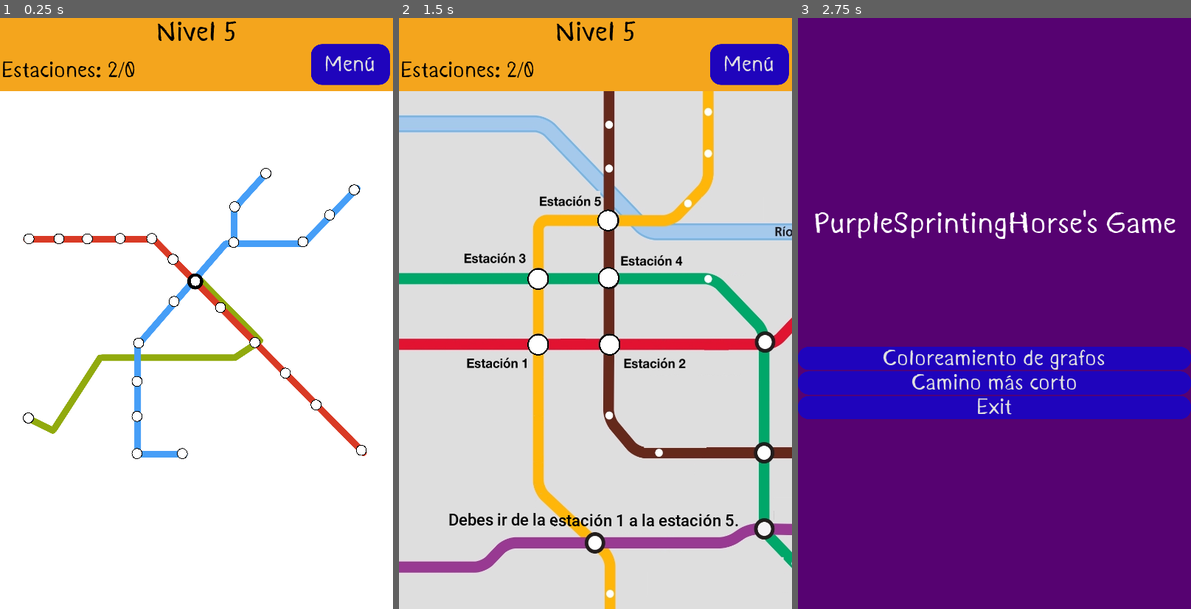
Above: before the commit, frames 1-3 (left to right).
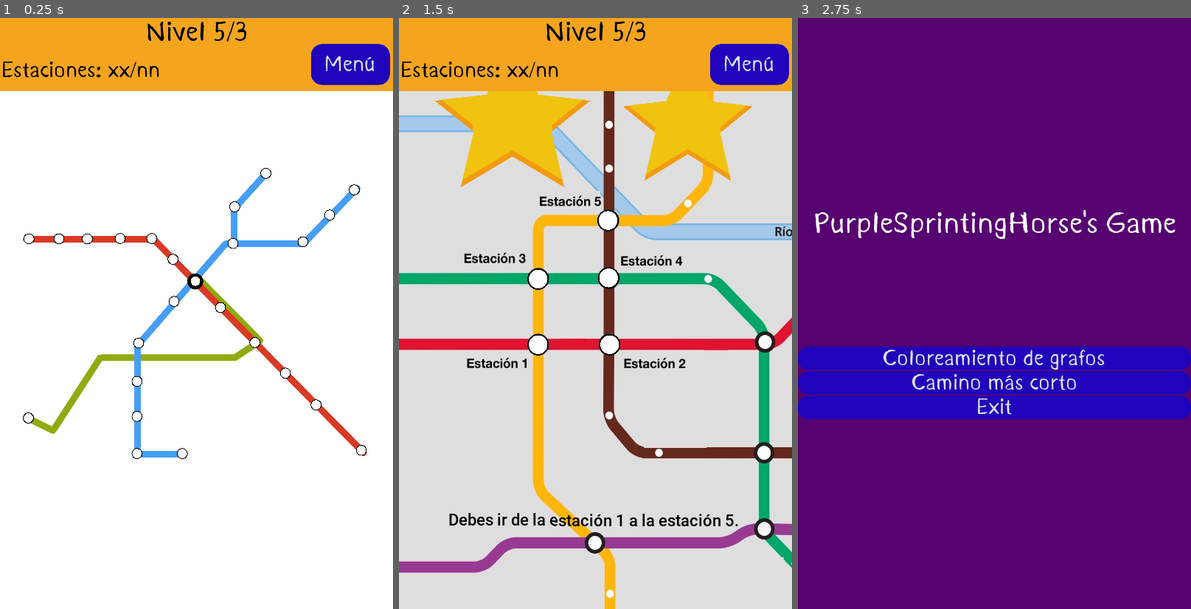
Above: after the commit, the same moments.

Repository: johnny-godoy/PurpleSprintingHorse
Game: Godot game, scene res://scenes/shortest_path/testeo_lvl/test_level.tscn
Two runs of this game, one before a commit and one after it. Both use one fixed random seed, a clock stepped at 60 frames per second and the inputs below. This scene is started directly instead of the project's main scene. The engine's default icon, where the game draws it, is replaced by a stand-in: a white triangle on a blue panel in a dark square.
Inputs:
- Up to frame 1 (0.25 s): no input
- Up to frame 2 (1.5 s): click "Menú" at 0.5 s; click "Camino más corto" at 1.25 s
- Up to frame 3 (2.75 s): click "Menú" at 2 s

The runs differ from the first frame. In frame 1, 0.6% of the frame differs, in the area x 27-63%, y 0-40%; in frame 2, 6.3%, in the area x 9-90%, y 0-29%; in frame 3, nothing differs.
Error after the commit: Invalid set index 'star' (on base: 'Node (shortest_path_manager.gd)') with value of type 'Sprite'. (res://scenes/shortest_path/hito_1/nivel_ejemplo_1.gd:15)

Commit message:
Se inició nivel 1
Aún falta agregar _features_ a las estaciones y al mapa, como es identificar que estación es la primera y conectar las estaciones de manera bonita.

Diff:
--- a/scenes/shortest_path/HUD_OVERLAY.gd
+++ b/scenes/shortest_path/Bases/HUD_OVERLAY.gd
@@ -4,9 +4,9 @@
 # Declare member variables here. Examples:
 # var a = 2
 # var b = "text"
-onready var menu_button:Button = $HUD/MenuButton
-onready var level_number_label:Label = $HUD/LevelNumber
-onready var stations_label:Label = $HUD/StationNumber
+onready var _menu_button:Button = $HUD/MenuButton
+onready var _level_number_label:Label = $HUD/LevelNumber
+onready var _stations_label:Label = $HUD/StationNumber
 
 var level_number = 0 setget _set_lvl_num
 var num_connections = 0 setget _number_of_connections
@@ -14,11 +14,9 @@
 
 # Called when the node enters the scene tree for the first time.
 func _ready():
-	menu_button.connect("button_down", self, '_menu_button_pressed')
-	self.num_connections = 2
-	self.level_number = 5
-	menu_button.mouse_filter = Control.MOUSE_FILTER_STOP
-	menu_button.add_stylebox_override("hover", menu_button.get_stylebox('normal'))
+	_menu_button.connect("button_down", self, '_menu_button_pressed')
+	_menu_button.mouse_filter = Control.MOUSE_FILTER_STOP
+	_menu_button.add_stylebox_override("hover", _menu_button.get_stylebox('normal'))
 
 # Despliega el menú
 func _menu_button_pressed():
@@ -26,12 +24,12 @@
 
 func _set_lvl_num(new_number):
 	level_number = new_number
-	level_number_label.text = "Nivel %d"	 % new_number
+	_level_number_label.text = "Nivel %d"	 % new_number
 
 func _number_of_connections(number_of_stations):
 	num_connections = number_of_stations
-	stations_label.text = 'Estaciones: %d/%d' % [num_connections, min_num_conns]
+	_stations_label.text = 'Estaciones: %d/%d' % [num_connections, min_num_conns]
 
 func _set_min_conns(min_number):
 	min_num_conns = min_number
-	stations_label.text = 'Estaciones: %d/%d' % [num_connections, min_num_conns]
+	_stations_label.text = 'Estaciones: %d/%d' % [num_connections, min_num_conns]
--- a/scenes/shortest_path/HUD_OVERLAY.tscn
+++ b/scenes/shortest_path/Bases/HUD_OVERLAY.tscn
@@ -2,7 +2,7 @@
 
 [ext_resource path="res://resources/temita.tres" type="Theme" id=1]
 [ext_resource path="res://assets/font/Kurland_Font_0_22/Kurland.ttf" type="DynamicFontData" id=2]
-[ext_resource path="res://scenes/shortest_path/HUD_OVERLAY.gd" type="Script" id=3]
+[ext_resource path="res://scenes/shortest_path/Bases/HUD_OVERLAY.gd" type="Script" id=3]
 
 [sub_resource type="DynamicFont" id=1]
 size = 50
--- a/scenes/shortest_path/SP_Camera.tscn
+++ b/scenes/shortest_path/Bases/SP_Camera.tscn
@@ -1,6 +1,6 @@
 [gd_scene load_steps=2 format=2]
 
-[ext_resource path="res://scenes/shortest_path/SP_Camera.gd" type="Script" id=1]
+[ext_resource path="res://scenes/shortest_path/Bases/SP_Camera.gd" type="Script" id=1]
 
 [node name="SP_Camera" type="Camera2D"]
 position = Vector2( 361, 538 )
--- a/scenes/shortest_path/estacionGenerica.gd
+++ b/scenes/shortest_path/Bases/estacionGenerica.gd
@@ -4,9 +4,9 @@
 onready var manager = ShortestPathManager
 onready var arm = $connecter
 
-onready var estaciones_adyacentes = [null]  # Agregar instancias de estaciones adyacentes aquí
-onready var connected_to : Node2D = null
-onready var connected_from : Node2D = null
+onready var estaciones_adyacentes = []  # Agregar instancias de estaciones adyacentes aquí
+onready var connected_to : Node2D
+onready var connected_from : Node2D
 
 var mouse_button_pressed = false
 var is_starting_station = false
@@ -15,7 +15,6 @@
 func _ready():
 	deteccion.input_pickable = true
 	deteccion.connect("input_event", self, "_clicked")
-	deteccion.connect("area_entered", self, "_aaa")
 
 	add_to_group("station")
 
--- a/scenes/shortest_path/estacionGenerica.tscn
+++ b/scenes/shortest_path/Bases/estacionGenerica.tscn
@@ -1,7 +1,7 @@
 [gd_scene load_steps=5 format=2]
 
-[ext_resource path="res://assets/shortest_path/Untitled.001.png" type="Texture" id=1]
-[ext_resource path="res://scenes/shortest_path/estacionGenerica.gd" type="Script" id=2]
+[ext_resource path="res://scenes/shortest_path/Bases/estacionGenerica.gd" type="Script" id=1]
+[ext_resource path="res://assets/shortest_path/Untitled.001.png" type="Texture" id=2]
 [ext_resource path="res://icon.png" type="Texture" id=3]
 
 [sub_resource type="CircleShape2D" id=1]
@@ -9,7 +9,7 @@
 
 [node name="estacion" type="Node2D" groups=["station"]]
 position = Vector2( 165, 97 )
-script = ExtResource( 2 )
+script = ExtResource( 1 )
 __meta__ = {
 "_edit_group_": true
 }
--- /dev/null
+++ b/scenes/shortest_path/Mapas/rome_subway.gd
@@ -0,0 +1,44 @@
+extends Node2D
+
+# draw_polyline ($ Path2D.curve.get_baked_points (), Color.aquamarine, 5, true)
+var next_to = []
+onready var places = get_tree().get_nodes_in_group('stations')
+# Called when the node enters the scene tree for the first time.
+func _ready():
+	_add_conn('sp_red_1', ['sp_red_2'])
+	_add_conn('sp_red_2', ['sp_red_1', 'sp_red_3'])
+	_add_conn('sp_red_3', ['sp_red_2', 'sp_red_4'])
+	_add_conn('sp_red_4', ['sp_red_3', 'sp_red_5'])
+	_add_conn('sp_red_5', ['sp_red_4', 'sp_red_6'])
+	_add_conn('sp_red_6', ['sp_black_1', 'sp_red_5'])
+	_add_conn('sp_black_1', ['sp_blue_1', 'sp_blue_7', 'sp_red_6', 'sp_red_7', 'sp_green_1'])
+	_add_conn('sp_red_7', ['sp_black_1', 'sp_red_8'])
+	_add_conn('sp_green_1', ['sp_black_1'])
+	_add_conn('sp_blue_1', ['sp_black_1', 'sp_blue_3', 'sp_blue_2'])
+	_add_conn('sp_blue_2', ['sp_blue_1', 'sp_blue_5'])
+	_add_conn('sp_blue_3', ['sp_blue_1', 'sp_blue_4'])
+	_add_conn('sp_blue_4', ['sp_blue_3'])
+	_add_conn('sp_blue_5', ['sp_blue_2', 'sp_blue_6'])
+	_add_conn('sp_blue_6', ['sp_blue_5'])
+	_add_conn('sp_blue_7', ['sp_blue_8', 'sp_black_1'])
+	_add_conn('sp_blue_8', ['sp_blue_9', 'sp_blue_7'])
+	_add_conn('sp_blue_9', ['sp_blue_10', 'sp_blue_8'])
+	_add_conn('sp_blue_10', ['sp_blue_11', 'sp_blue_9'])
+	_add_conn('sp_blue_11', ['sp_blue_12', 'sp_blue_10'])
+	_add_conn('sp_blue_12', ['sp_blue_11'])
+	_add_conn('sp_red_8', ['sp_red_7', 'sp_red_9'])
+	_add_conn('sp_red_9', ['sp_red_8', 'sp_red_10'])
+	_add_conn('sp_red_10', ['sp_red_9', 'sp_red_11'])
+	_add_conn('sp_red_11', ['sp_red_10'])
+
+func _add_conn(_og, connections):
+
+	var temp = []
+
+	for node in connections:
+		temp.append(_name_to_num(node))
+
+	next_to.append(temp)
+
+func _name_to_num(the_node):
+	return places.find(get_node('map/' + the_node))
--- /dev/null
+++ b/scenes/shortest_path/Mapas/rome_subway.tscn
@@ -0,0 +1,119 @@
+[gd_scene load_steps=4 format=2]
+
+[ext_resource path="res://assets/shortest_path/rome_subway.jpeg" type="Texture" id=1]
+[ext_resource path="res://scenes/shortest_path/Mapas/rome_subway.gd" type="Script" id=2]
+
+[sub_resource type="Curve2D" id=1]
+bake_interval = 13.72
+_data = {
+"points": PoolVector2Array( 0, 0, 0, 0, 52.8, 733, -7.64455, -1.63238, 7.64455, 1.63238, 94.4308, 753, 0, 0, 0, 0, 122.046, 715, 0, 0, 0, 0, 153.323, 668, -9.92081, 2.55536, 9.92081, -2.55536, 187.846, 622, 0, 0, 0, 0, 232.523, 621, 0, 0, 0, 0, 272.123, 621, 0, 0, 0, 0, 370.615, 621, -14.262, 5.95164, 14.262, -5.95164, 437.631, 619, -6.70034, 4.6087, 6.70034, -4.6087, 457.938, 608, 0, 0, 0, 0, 471.139, 600, -9.69513, 11.9935, 9.69513, -11.9935, 476.215, 595, 0, 0, 0, 0, 421.385, 529, 5.06484, 7.94107, -5.06484, -7.94107, 378.738, 486, 0, 0, 0, 0, 361.477, 482 )
+}
+
+[node name="rome_subway" type="Node2D"]
+script = ExtResource( 2 )
+
+[node name="background" type="ColorRect" parent="."]
+margin_left = -274.0
+margin_top = -123.0
+margin_right = 1018.0
+margin_bottom = 1248.0
+mouse_filter = 2
+
+[node name="map" type="TextureRect" parent="."]
+anchor_left = 0.5
+anchor_top = 0.5
+anchor_right = 0.5
+anchor_bottom = 0.5
+margin_left = 2.0
+margin_top = 1.0
+margin_right = 716.0
+margin_bottom = 1077.0
+rect_min_size = Vector2( 360, 360 )
+rect_pivot_offset = Vector2( 456, 392 )
+mouse_filter = 2
+texture = ExtResource( 1 )
+expand = true
+stretch_mode = 6
+
+[node name="sp_red_1" type="Node2D" parent="map" groups=["stations"]]
+position = Vector2( 54, 403.5 )
+
+[node name="sp_red_2" type="Node2D" parent="map" groups=["stations"]]
+position = Vector2( 109, 403.5 )
+
+[node name="sp_red_3" type="Node2D" parent="map" groups=["stations"]]
+position = Vector2( 161, 403.5 )
+
+[node name="sp_red_4" type="Node2D" parent="map" groups=["stations"]]
+position = Vector2( 221, 403 )
+
+[node name="sp_red_5" type="Node2D" parent="map" groups=["stations"]]
+position = Vector2( 279, 403 )
+
+[node name="sp_red_6" type="Node2D" parent="map" groups=["stations"]]
+position = Vector2( 318, 441 )
+
+[node name="sp_black_1" type="Node2D" parent="map" groups=["stations"]]
+position = Vector2( 359, 481 )
+
+[node name="sp_red_7" type="Node2D" parent="map" groups=["stations"]]
+position = Vector2( 405, 529 )
+
+[node name="sp_green_1" type="Node2D" parent="map" groups=["stations"]]
+position = Vector2( 53, 731 )
+
+[node name="sp_blue_1" type="Node2D" parent="map" groups=["stations"]]
+position = Vector2( 428, 412 )
+
+[node name="sp_blue_2" type="Node2D" parent="map" groups=["stations"]]
+position = Vector2( 556, 409 )
+
+[node name="sp_blue_3" type="Node2D" parent="map" groups=["stations"]]
+position = Vector2( 431, 345 )
+
+[node name="sp_blue_4" type="Node2D" parent="map" groups=["stations"]]
+position = Vector2( 488, 284 )
+
+[node name="sp_blue_5" type="Node2D" parent="map" groups=["stations"]]
+position = Vector2( 605, 360 )
+
+[node name="sp_blue_6" type="Node2D" parent="map" groups=["stations"]]
+position = Vector2( 650, 314 )
+
+[node name="sp_blue_7" type="Node2D" parent="map" groups=["stations"]]
+position = Vector2( 320, 518 )
+
+[node name="sp_blue_8" type="Node2D" parent="map" groups=["stations"]]
+position = Vector2( 255, 594 )
+
+[node name="sp_blue_9" type="Node2D" parent="map" groups=["stations"]]
+position = Vector2( 252, 664 )
+
+[node name="sp_blue_10" type="Node2D" parent="map" groups=["stations"]]
+position = Vector2( 252, 728 )
+
+[node name="sp_blue_11" type="Node2D" parent="map" groups=["stations"]]
+position = Vector2( 252, 796 )
+
+[node name="sp_blue_12" type="Node2D" parent="map" groups=["stations"]]
+position = Vector2( 335, 796 )
+
+[node name="sp_red_8" type="Node2D" parent="map" groups=["stations"]]
+position = Vector2( 468, 593 )
+
+[node name="sp_red_9" type="Node2D" parent="map" groups=["stations"]]
+position = Vector2( 524, 649 )
+
+[node name="sp_red_10" type="Node2D" parent="map" groups=["stations"]]
+position = Vector2( 580, 707 )
+
+[node name="sp_red_11" type="Node2D" parent="map" groups=["stations"]]
+position = Vector2( 663, 790 )
+
+[node name="green_line" type="Path2D" parent="map"]
+modulate = Color( 0, 0, 0, 1 )
+self_modulate = Color( 0, 0, 0, 1 )
+position = Vector2( 1, -3 )
+scale = Vector2( 0.984848, 1 )
+z_index = 6
+curve = SubResource( 1 )
--- a/scenes/shortest_path/hito_1/nivel_ejemplo_1.tscn
+++ b/scenes/shortest_path/hito_1/nivel_ejemplo_1.tscn
@@ -1,6 +1,6 @@
 [gd_scene load_steps=13 format=2]
 
-[ext_resource path="res://scenes/shortest_path/estacionGenerica.tscn" type="PackedScene" id=1]
+[ext_resource path="res://scenes/shortest_path/Bases/estacionGenerica.tscn" type="PackedScene" id=1]
 [ext_resource path="res://assets/shortest_path/metrored_servicios_2020_09_13_page-0001.jpg" type="Texture" id=2]
 [ext_resource path="res://scenes/shortest_path/hito_1/estacion1.gd" type="Script" id=3]
 [ext_resource path="res://scenes/shortest_path/hito_1/estacion2.gd" type="Script" id=4]
@@ -10,7 +10,7 @@
 [ext_resource path="res://scenes/shortest_path/hito_1/nivel_ejemplo_1.gd" type="Script" id=8]
 [ext_resource path="res://scripts/png_star_34230.png" type="Texture" id=9]
 [ext_resource path="res://Roboto-Medium.ttf" type="DynamicFontData" id=10]
-[ext_resource path="res://scenes/shortest_path/HUD_OVERLAY.tscn" type="PackedScene" id=11]
+[ext_resource path="res://scenes/shortest_path/Bases/HUD_OVERLAY.tscn" type="PackedScene" id=11]
 
 [sub_resource type="DynamicFont" id=1]
 size = 30
--- /dev/null
+++ b/scenes/shortest_path/niveles/nivel_1.gd
@@ -0,0 +1,30 @@
+extends Node2D
+
+onready var manager = ShortestPathManager
+
+onready var HUD = $HUD_OVERLAY
+onready var map = $rome_subway
+onready var stations = $rome_subway/map
+
+export var minimum_connections = 2
+export var number_of_level = 1
+
+export var stations_scale := 0.5 setget , _get_scale
+
+const station_scene = preload("res://scenes/shortest_path/bases/estacionGenerica.tscn")
+
+var _childs = []
+
+# Devuelve un vector con la escala, para setear la escala de cada estación
+func _get_scale():
+	return Vector2(stations_scale, stations_scale)
+
+# Called when the node enters the scene tree for the first time.
+func _ready():
+	HUD.level_number = number_of_level
+	HUD.min_num_conns = minimum_connections
+
+
+# Called every frame. 'delta' is the elapsed time since the previous frame.
+#func _process(delta):
+#	pass
--- /dev/null
+++ b/scenes/shortest_path/niveles/nivel_1.tscn
@@ -0,0 +1,15 @@
+[gd_scene load_steps=5 format=2]
+
+[ext_resource path="res://scenes/shortest_path/Mapas/rome_subway.tscn" type="PackedScene" id=1]
+[ext_resource path="res://scenes/shortest_path/Bases/SP_Camera.tscn" type="PackedScene" id=2]
+[ext_resource path="res://scenes/shortest_path/Bases/HUD_OVERLAY.tscn" type="PackedScene" id=3]
+[ext_resource path="res://scenes/shortest_path/niveles/nivel_1.gd" type="Script" id=4]
+
+[node name="nivel_1" type="Node2D"]
+script = ExtResource( 4 )
+
+[node name="HUD_OVERLAY" parent="." instance=ExtResource( 3 )]
+
+[node name="rome_subway" parent="." instance=ExtResource( 1 )]
+
+[node name="SP_Camera" parent="." instance=ExtResource( 2 )]
--- a/scenes/shortest_path/rome_subway.gd
+++ /dev/null
@@ -1,12 +0,0 @@
-extends Node2D
-
-# draw_polyline ($ Path2D.curve.get_baked_points (), Color.aquamarine, 5, true)
-
-# Called when the node enters the scene tree for the first time.
-func _ready():
-	pass # Replace with function body.
-
-
-# Called every frame. 'delta' is the elapsed time since the previous frame.
-#func _process(delta):
-#	pass
--- a/scenes/shortest_path/rome_subway.tscn
+++ /dev/null
@@ -1,119 +0,0 @@
-[gd_scene load_steps=4 format=2]
-
-[ext_resource path="res://assets/shortest_path/rome_subway.jpeg" type="Texture" id=1]
-[ext_resource path="res://scenes/shortest_path/rome_subway.gd" type="Script" id=2]
-
-[sub_resource type="Curve2D" id=1]
-bake_interval = 13.72
-_data = {
-"points": PoolVector2Array( 0, 0, 0, 0, 52.8, 733, -7.64455, -1.63238, 7.64455, 1.63238, 94.4308, 753, 0, 0, 0, 0, 122.046, 715, 0, 0, 0, 0, 153.323, 668, -9.92081, 2.55536, 9.92081, -2.55536, 187.846, 622, 0, 0, 0, 0, 232.523, 621, 0, 0, 0, 0, 272.123, 621, 0, 0, 0, 0, 370.615, 621, -14.262, 5.95164, 14.262, -5.95164, 437.631, 619, -6.70034, 4.6087, 6.70034, -4.6087, 457.938, 608, -9.69513, 11.9935, 9.69513, -11.9935, 476.215, 595, 0, 0, 0, 0, 421.385, 529, 5.06484, 7.94107, -5.06484, -7.94107, 378.738, 486, 0, 0, 0, 0, 361.477, 482 )
-}
-
-[node name="rome_subway" type="Node2D"]
-script = ExtResource( 2 )
-
-[node name="background" type="ColorRect" parent="."]
-margin_left = -274.0
-margin_top = -123.0
-margin_right = 1018.0
-margin_bottom = 1248.0
-mouse_filter = 2
-
-[node name="map" type="TextureRect" parent="."]
-anchor_left = 0.5
-anchor_top = 0.5
-anchor_right = 0.5
-anchor_bottom = 0.5
-margin_left = 2.0
-margin_top = 1.0
-margin_right = 716.0
-margin_bottom = 1077.0
-rect_min_size = Vector2( 360, 360 )
-rect_pivot_offset = Vector2( 456, 392 )
-mouse_filter = 2
-texture = ExtResource( 1 )
-expand = true
-stretch_mode = 6
-
-[node name="sp_red_1" type="Node2D" parent="map" groups=["red_line"]]
-position = Vector2( 54, 403.5 )
-
-[node name="sp_red_2" type="Node2D" parent="map" groups=["red_line"]]
-position = Vector2( 109, 403.5 )
-
-[node name="sp_red_3" type="Node2D" parent="map" groups=["red_line"]]
-position = Vector2( 161, 403.5 )
-
-[node name="sp_red_4" type="Node2D" parent="map" groups=["red_line"]]
-position = Vector2( 221, 403 )
-
-[node name="sp_red_5" type="Node2D" parent="map" groups=["red_line"]]
-position = Vector2( 279, 403 )
-
-[node name="sp_red_6" type="Node2D" parent="map" groups=["red_line"]]
-position = Vector2( 318, 441 )
-
-[node name="sp_black_1" type="Node2D" parent="map" groups=["red_line"]]
-position = Vector2( 359, 481 )
-
-[node name="sp_red_7" type="Node2D" parent="map" groups=["connection"]]
-position = Vector2( 405, 529 )
-
-[node name="sp_green_1" type="Node2D" parent="map" groups=["green_line"]]
-position = Vector2( 53, 731 )
-
-[node name="sp_blue_1" type="Node2D" parent="map" groups=["blue_line"]]
-position = Vector2( 429, 410 )
-
-[node name="sp_blue_2" type="Node2D" parent="map" groups=["blue_line"]]
-position = Vector2( 556, 409 )
-
-[node name="sp_blue_3" type="Node2D" parent="map" groups=["blue_line"]]
-position = Vector2( 431, 345 )
-
-[node name="sp_blue_4" type="Node2D" parent="map" groups=["blue_line"]]
-position = Vector2( 488, 284 )
-
-[node name="sp_blue_5" type="Node2D" parent="map" groups=["blue_line"]]
-position = Vector2( 605, 360 )
-
-[node name="sp_blue_6" type="Node2D" parent="map" groups=["blue_line"]]
-position = Vector2( 650, 314 )
-
-[node name="sp_blue_7" type="Node2D" parent="map" groups=["blue_line"]]
-position = Vector2( 320, 518 )
-
-[node name="sp_blue_8" type="Node2D" parent="map" groups=["blue_line"]]
-position = Vector2( 255, 594 )
-
-[node name="sp_blue_9" type="Node2D" parent="map" groups=["blue_line"]]
-position = Vector2( 252, 664 )
-
-[node name="sp_blue_10" type="Node2D" parent="map" groups=["blue_line"]]
-position = Vector2( 252, 728 )
-
-[node name="sp_blue_11" type="Node2D" parent="map" groups=["blue_line"]]
-position = Vector2( 252, 796 )
-
-[node name="sp_blue_12" type="Node2D" parent="map" groups=["blue_line"]]
-position = Vector2( 335, 796 )
-
-[node name="sp_red_8" type="Node2D" parent="map" groups=["red_line"]]
-position = Vector2( 468, 593 )
-
-[node name="sp_red_9" type="Node2D" parent="map" groups=["red_line"]]
-position = Vector2( 524, 649 )
-
-[node name="sp_red_10" type="Node2D" parent="map" groups=["red_line"]]
-position = Vector2( 580, 707 )
-
-[node name="sp_red_11" type="Node2D" parent="map" groups=["red_line"]]
-position = Vector2( 663, 790 )
-
-[node name="Path2D" type="Path2D" parent="map"]
-modulate = Color( 0, 0, 0, 1 )
-self_modulate = Color( 0, 0, 0, 1 )
-position = Vector2( 1, -3 )
-scale = Vector2( 0.984848, 1 )
-z_index = 6
-curve = SubResource( 1 )
--- a/scenes/shortest_path/testeo_lvl/test_level.gd
+++ b/scenes/shortest_path/testeo_lvl/test_level.gd
@@ -1,26 +1,34 @@
 extends Node2D
 
 export var stations_scale := 0.5 setget , _get_scale
-var to_child_ = []
+var _childs = []
 
 onready var manager = ShortestPathManager
-onready var nodes = $rome_subway
+onready var map = $rome_subway
 onready var stations = $rome_subway/map
 
-const station = preload("res://scenes/shortest_path/estacionGenerica.tscn")
+const station = preload("res://scenes/shortest_path/bases/estacionGenerica.tscn")
 
 func _ready():
 	manager.reset_variables()
 
+	# Se crean las estaciones
 	for pos in stations.get_children():
+		if not pos.is_in_group('stations'):
+			continue
 		var temp_station = station.instance()
 		temp_station.position = pos.position
 		temp_station.scale = self.stations_scale
-		nodes.add_child(temp_station, true)
+		map.add_child(temp_station, true)
+		_childs.append(temp_station)
 
-	# estacion_2.estaciones_adyacentes = [estacion_1]
-	# estacion_3.estaciones_adyacentes = [estacion_2]
-	# estacion_1.estaciones_adyacentes = [estacion_2]
+	# Se agregan las estaciones adyacentes para que puedan conectarse
+	var num = 0
+	for station in _childs:
+		for neighbour in map.next_to[num]:
+			station.estaciones_adyacentes.append(_childs[neighbour])
+			print(station.estaciones_adyacentes)
+		num = num + 1
 
 func _get_scale():
 	return Vector2(stations_scale, stations_scale)
--- a/scenes/shortest_path/testeo_lvl/test_level.tscn
+++ b/scenes/shortest_path/testeo_lvl/test_level.tscn
@@ -1,9 +1,9 @@
 [gd_scene load_steps=5 format=2]
 
-[ext_resource path="res://scenes/shortest_path/rome_subway.tscn" type="PackedScene" id=1]
-[ext_resource path="res://scenes/shortest_path/HUD_OVERLAY.tscn" type="PackedScene" id=2]
+[ext_resource path="res://scenes/shortest_path/Mapas/rome_subway.tscn" type="PackedScene" id=1]
+[ext_resource path="res://scenes/shortest_path/Bases/HUD_OVERLAY.tscn" type="PackedScene" id=2]
 [ext_resource path="res://scenes/shortest_path/testeo_lvl/test_level.gd" type="Script" id=3]
-[ext_resource path="res://scenes/shortest_path/SP_Camera.tscn" type="PackedScene" id=4]
+[ext_resource path="res://scenes/shortest_path/Bases/SP_Camera.tscn" type="PackedScene" id=4]
 
 [node name="test_lvl" type="Node2D"]
 script = ExtResource( 3 )
--- a/scripts/shortest_path_manager.gd
+++ b/scripts/shortest_path_manager.gd
@@ -10,13 +10,9 @@
 var start_station : Node2D = null # Indefinite
 var end_station : Node2D = null # Indefinite
 var optimal_path = null # Indefinite
-var star : Sprite = null
-var star2: Sprite = null
-var score_text = null
 
 var number_of_connections = 0 # Reset by station
 
-var zoo = 1
 
 # Sets the default state for the temp vars.
 func reset_variables():
@@ -32,19 +28,3 @@
 		while is_instance_valid(current_station):
 			current_path.insert(0, current_station)
 			current_station = current_station.connected_from
-
-	if current_path == optimal_path:
-		star.visible = true
-		star2.visible = true
-	elif len(current_path) > len(optimal_path):
-		if len(current_path) == 4:
-			star.visible = true
-			star2.visible = false
-		else:
-			star.visible = false
-			star2.visible = false
-			score_text.text = "Existen caminos más cortos. Por lo que obtienes\n 0 de 2 estrellas :c"
-	else:
-		star.visible = false
-		star2.visible = false
-		score_text.text = ""
Renamed: scenes/shortest_path/SP_Camera.gd -> scenes/shortest_path/Bases/SP_Camera.gd
Not shown: 1 places in scenes/shortest_path/Bases/estacionGenerica.tscn that only renumber resources
